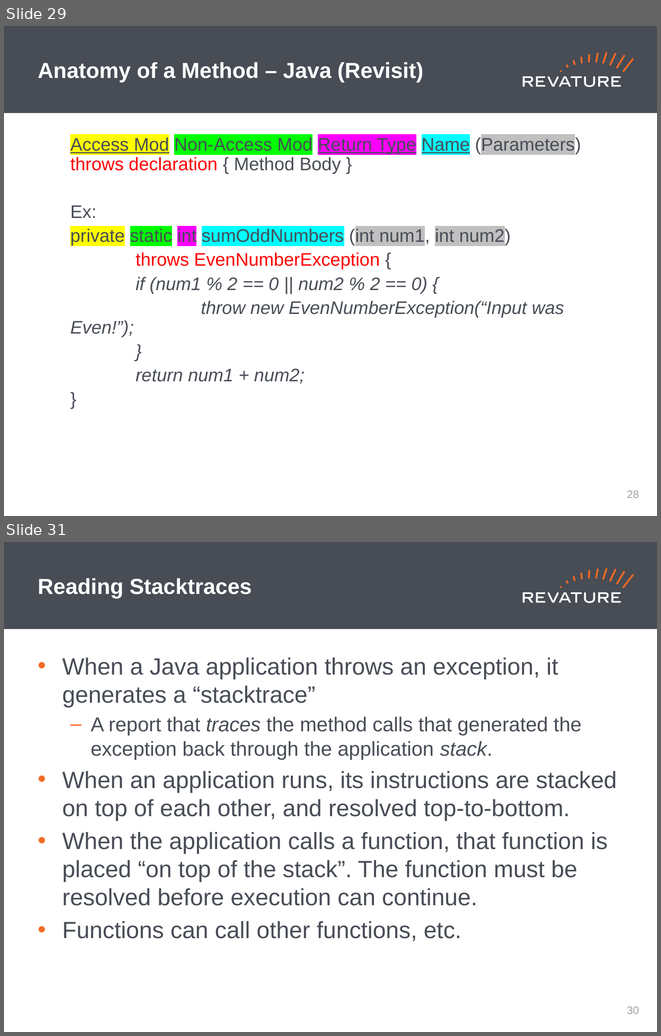
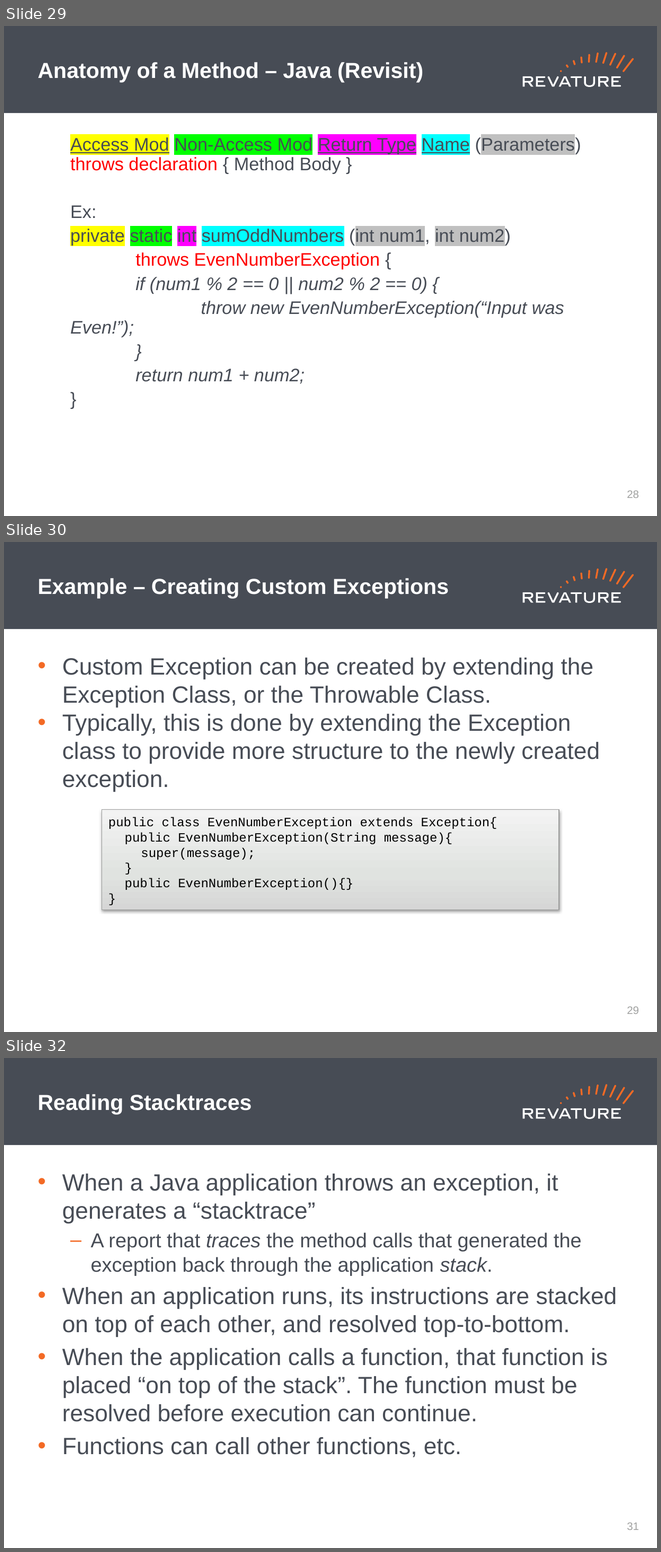
Before and after one commit to jhigherevature/ROCP-210208, a slide deck: powerpoints/Roc_Day5.pptx. Shown one above the other, each under a label of ours: slides 29 and 31 before the commit, slides 29, 30 and 32 after it; the slides between them are not shown. The pictures are 661x1036 and 661x1552 pixels, drawn with LibreOffice and Linux fonts; fonts in the diff are those of the drawing. Boxes give left, top, right and bottom in pixels: in the first picture for what was removed or moved away, otherwise in the second. Text is boxed around its words. In the diff, an @@ line names an element or a change of style, - is before the commit and + after.

Commit message:
Adding Day 8 powerpoint, code examples and updated code files for Day 5 and Day 7

```diff
--- a/powerpoints/Roc_Day5.pptx
+++ b/powerpoints/Roc_Day5.pptx
@@ slide 30 added at bbox=[4, 542, 657, 1032], background #FFFFFF; not listed: 19 template elements that a slide beside it also shows @@
@@ title added at bbox=[38, 578, 449, 598], 24 pt, text #FFFFFF, bold @@
+Example – Creating Custom Exceptions
@@ text added at bbox=[62, 658, 600, 792], 25.9 pt, text #474C55 @@
+• Custom Exception can be created by extending the Exception Class, or the Throwable Class.
+• Typically, this is done by extending the Exception class to provide more structure to the newly created exception.
@@ rectangle added at bbox=[102, 809, 559, 909], fill gradient #D6D7D6 to #E2E2E2 to #F4F4F4, outline #9C9D9C 0.75 pt, 14 pt, text #000000 @@
+public class EvenNumberException extends Exception{
+public EvenNumberException(String message){
+super(message);
+}
+public EvenNumberException(){}
+}
@@ page number added at bbox=[627, 1006, 639, 1014], 12 pt, text #A0A1A0 @@
+29
@@ what was slide 31 is now slide 32 @@
@@ page number at bbox=[627, 1522, 639, 1530]: text changed @@
-30
+31
```
Also in this commit, not shown: 4 slides changed, 14 other files.
